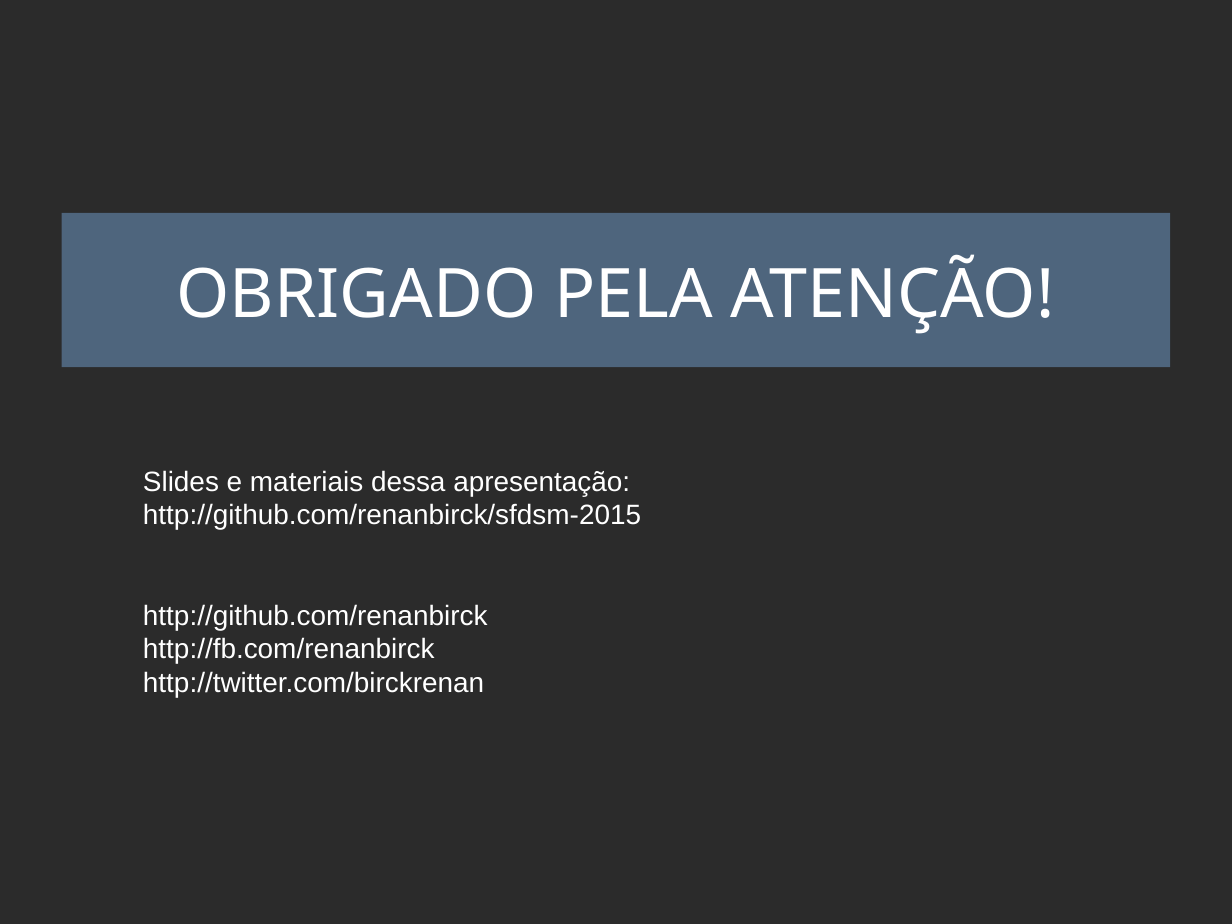
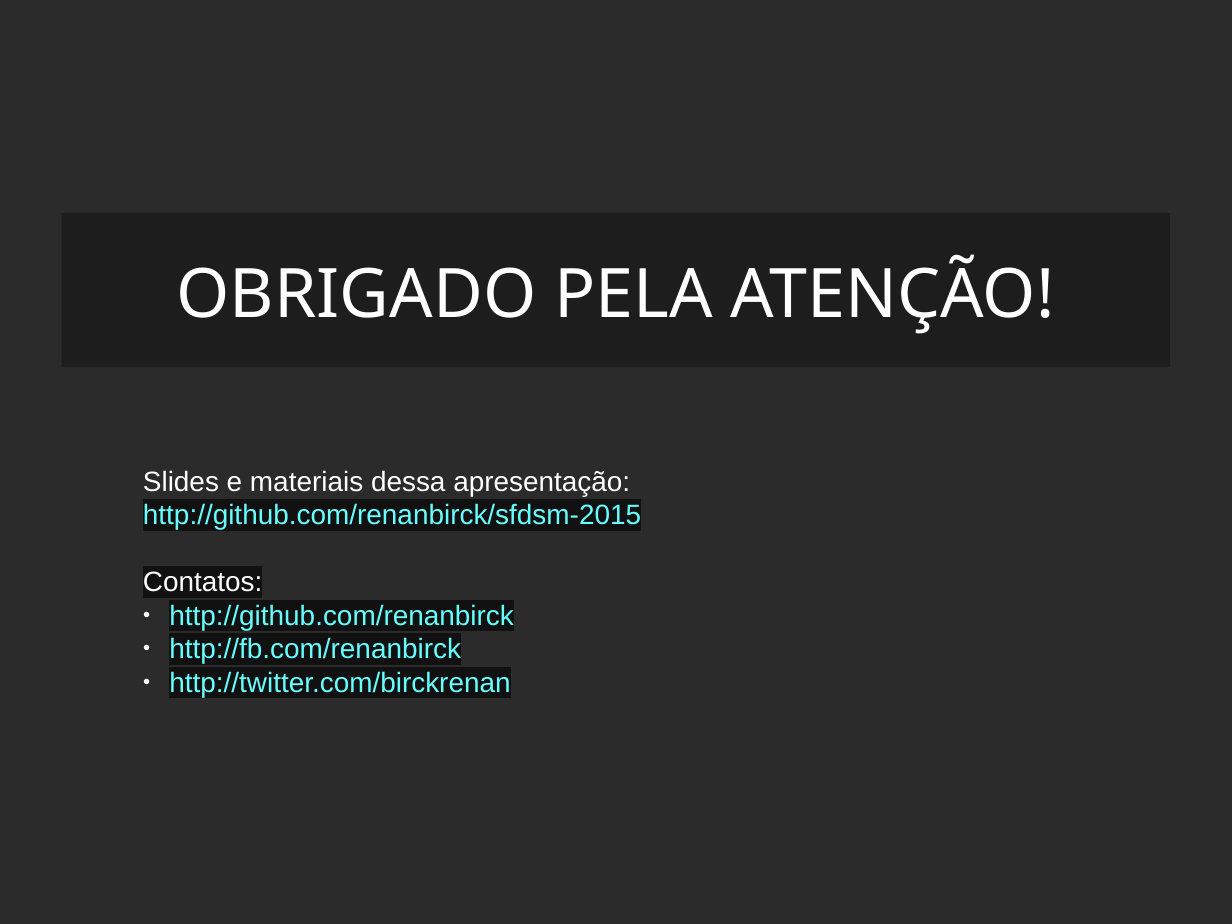
Before and after one commit to renanbirck/sfdsm-2015, a slide deck: slide 26 of Slides.odp. Drawn at 1232x924 pixels with LibreOffice and Linux fonts; fonts in the diff are those of the drawing; background and template pictures are left out; a plain dark background stands for a picture behind light text. Boxes give left, top, right and bottom in pixels: in the first picture for what was removed or moved away, otherwise in the second. Text is boxed around its words. In the diff, an @@ line names an element or a change of style, - is before the commit and + after.

```diff
--- a/Slides.odp
+++ b/Slides.odp
@@ title "OBRIGADO PELA ATENÇÃO!" at (x1=61, y1=212, x2=1171, y2=367): fill #729FCF at 50% opacity to #111111 at 50% opacity @@
@@ text at (x1=143, y1=470, x2=641, y2=697): text colour #FFFFFF to #66FFFF, highlight none to #111111 in "http://github.com/renanbirck/sfdsm-2015", "http://github.com/renanbirck", "http://fb.com/renanbirck", "http://twitter.com/birckrenan"; bullet none to ● @@
@@ text at (x1=143, y1=571, x2=262, y2=592): paragraph added @@
+Contatos:
```
Also in this commit, not shown: 24 other slides changed, 2 other files.
